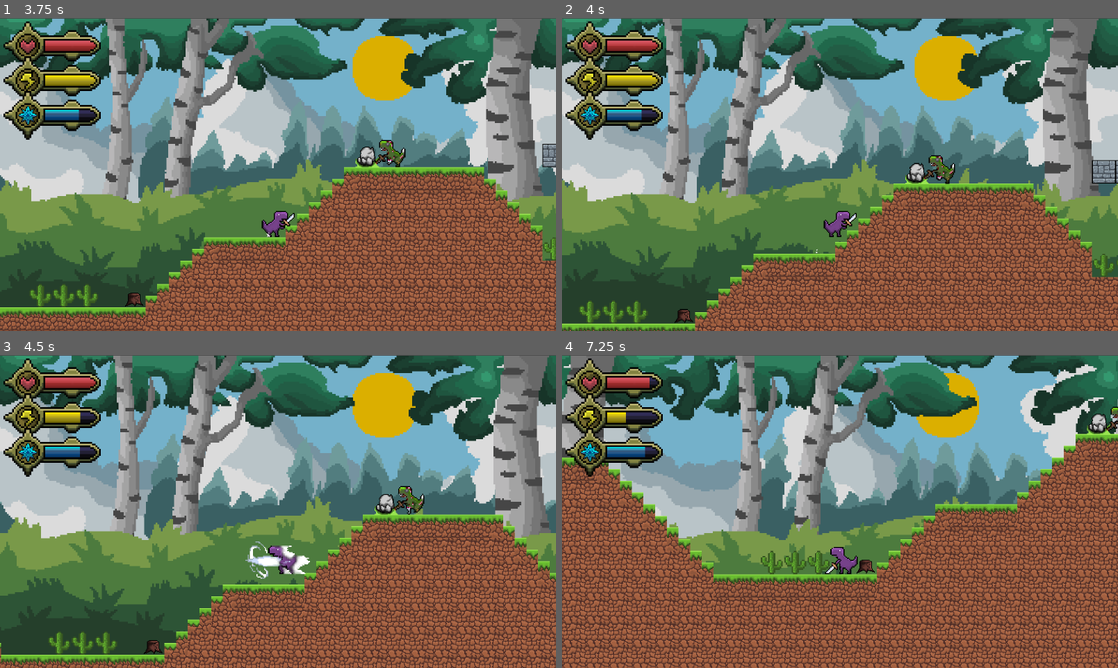
Above: before the commit, frames 1-4 (two rows, left to right).
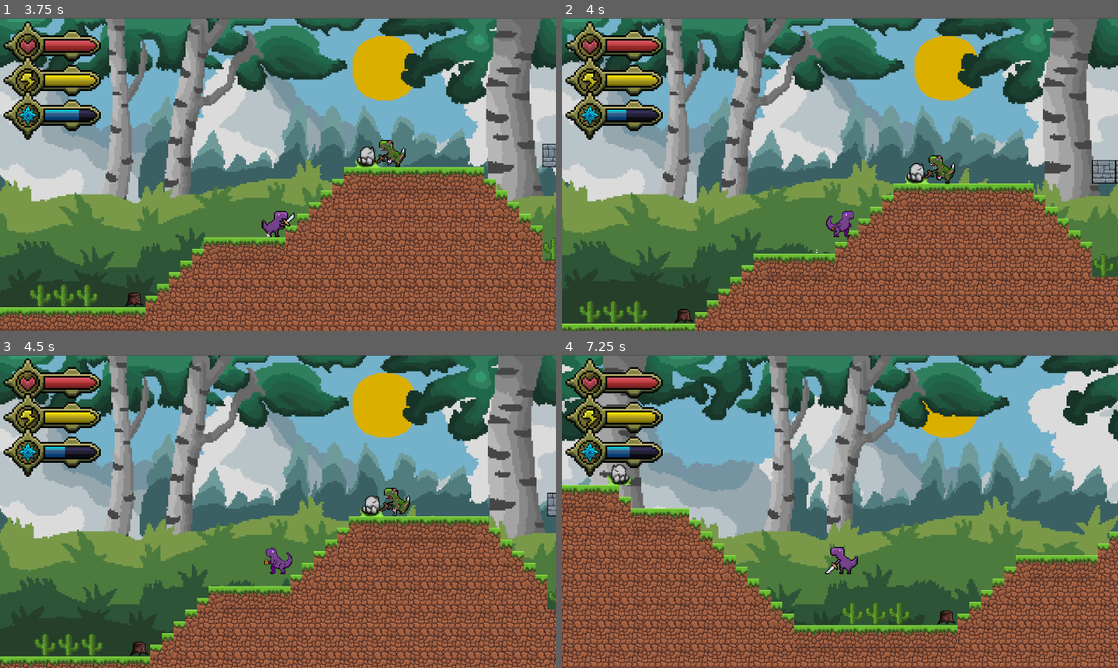
Above: after the commit, the same moments.

Repository: LeeTuah/rexvalley
Game: Godot game, scene res://game_manager.tscn
Two runs of this game, one before a commit and one after it. Both use one fixed random seed, a clock stepped at 60 frames per second and the inputs below.
Inputs (mouse positions are in pixels of both pictures, inside the frame that each line leads up to):
- Up to frame 1 (3.75 s): tap Space at 0.5 s; move the mouse to (400, 158) at 0.52 s; hold Right mouse button (magic_initiate) 0.53-1.28 s; hold Right (ui_right) 0.53-2.03 s; tap 1 (magic_fireball) at 0.6, 2.3, 2.85 s; click (400, 158) at 0.67 s; tap Enter (ui_accept) at 0.77, 1.52, 3.02 s; move the mouse to (166, 190) at 1.27 s; right-click (166, 190) at 1.35 s; tap 3 (ui_heal, bound only after the commit) at 1.55, 2.1 s; move the mouse to (333, 105) at 2.02 s; hold Left (ui_left) 2.03-2.78 s; move the mouse to (250, 237) at 2.77 s; hold Right (ui_right) from 2.78 s (still down); click (250, 237) at 2.92 s; right-click (250, 237) at 3.05 s; move the mouse to (444, 221) at 3.52 s; hold Right mouse button (magic_initiate) from 3.53 s (still down)
- Up to frame 2 (4 s): keep holding Right (ui_right); keep holding Right mouse button (magic_initiate); tap Enter (ui_accept) at 3.77 s; tap 3 (ui_heal, bound only after the commit) at 3.8 s
- Up to frame 3 (4.5 s): move the mouse to (111, 464) at 4.27 s; release Right (ui_right) at 4.28 s; release Right mouse button (magic_initiate) at 4.28 s; hold Left (ui_left) from 4.28 s (still down); tap 2 (magic_shield) at 4.35 s
- Up to frame 4 (7.25 s): tap Enter (ui_accept) at 4.52, 6.02, 6.77 s; tap 1 (magic_fireball) at 4.55, 6.8 s; move the mouse to (867, 511) at 5.02 s; release Left (ui_left) at 5.03 s; hold Right (ui_right) 5.03-5.78 s; hold Right mouse button (magic_initiate) 5.03-5.78 s; tap 3 (ui_heal, bound only after the commit) at 5.1, 6.05 s; click (867, 511) at 5.17 s; move the mouse to (756, 433) at 5.77 s; hold Left (ui_left) from 5.78 s (still down); tap Alt at 5.85 s; move the mouse to (962, 495) at 6.52 s; tap Shift at 6.6 s

Frame 1 is identical in both runs. In frame 2, 0.4% of the frame differs, in the area x 11-53%, y 29-70%; in frame 3, 35%; in frame 4, 65%, in the area x 0-100%, y 0-100%.

Commit message:
Added Healing mechanic and animation

Diff:
--- a/project.godot
+++ b/project.godot
@@ -116,6 +116,11 @@
 , Object(InputEventKey,"resource_local_to_scene":false,"resource_name":"","device":-1,"window_id":0,"alt_pressed":false …(186 unchanged characters)…
 ]
 }
+ui_heal={
+"deadzone": 0.2,
+"events": [Object(InputEventKey,"resource_local_to_scene":false,"resource_name":"","device":-1,"window_id":0,"alt_pressed":false,"shift_pressed":false,"ctrl_pressed":false,"meta_pressed":false,"pressed":false,"keycode":0,"physical_keycode":51,"key_label":0,"unicode":51,"location":0,"echo":false,"script":null)
+]
+}
 
 [physics]
 
--- a/scenes/player/player.gd
+++ b/scenes/player/player.gd
@@ -4,6 +4,7 @@
 @onready var animated_sprite = $AnimatedSprite2D;
 @onready var animation_player = $AnimationPlayer;
 @onready var walking_particles = $walking_particles;
+@onready var base_sprite_scale = $AnimatedSprite2D.scale;
 #@onready var campfire = get_parent().get_node()
 
 # preloading fireballs to load them later
@@ -42,28 +43,26 @@
 	"dash_1": 0.1,
 	"dash_2": DASH_DURATION,
 	"dash_3": 0.3,
-	"plunge_fall": 99.0, #to make it infinite
-	"plunge_land": 0.5,
 	"campfire":1.7,
 	"plunge_full_1": 0.25,
 	"plunge_full_2": 0.35,
 	"plunge_full_3": 0.8,
 	#"plunge_full_4": 0.3,
 	"plunge_full_5": 0.625,
+	"heal": 2.7,
 };
 
 
-# sword slash 1,2,3 damages
+# sword slash 1,2,3 damage
 var DAMAGE_OUTPUTS = {
 	# attack name: [damage, knockback, knockback cooldown, knockback y direction]
 	"sword_slash1": [10.0, 50.0, 2.3, -1.2],
 	"sword_slash2": [13.0, 50.0, 2.3, -1.2],
 	"sword_slash3": [16.0, 50.0, 2.3, -1.2],
-	"thrust": 		[25.0, 130.0, 2.0, 0.0],
-	"plunge_full_4":     [25.0, 130.0, 2.0, 0.0],
-	"plunge_full_5":     [45.0, 400.0, 2.5, -1.5],
-};
-
+	"thrust":		[25.0, 130.0, 2.0, 0.0],
+	"plunge_full_4":[25.0, 130.0, 2.0, 0.0],
+	"plunge_full_5":[450.0, 400.0, 2.5, -1.5],
+}
 # sprint variables
 var can_run = true;
 var sprint_timer = 0.0;
@@ -181,10 +180,6 @@
 	elif (animated_sprite.animation == "thrust" and animated_sprite.is_playing()):
 		velocity.x = thrust_direction * SPEED * 130 * delta;
 
-	elif (animated_sprite.animation == "plunge_fall"):
-		velocity.y = 1200.0;
-		velocity.x = 0;
-
 	else:
 		if direction:
 			velocity.x = direction * speed;
@@ -246,6 +241,11 @@
 		$sword_hitbox.scale.x = velocity_condition;
 		$player_collision_box.scale.x = velocity_condition;
 		walking_particles.position.x = 35.0 if velocity.x < 0 else -35.0;
+
+	if animated_sprite.animation == "heal":
+		animated_sprite.scale = base_sprite_scale * 0.4;
+	else:
+		animated_sprite.scale = base_sprite_scale;
 
 	# sprint cooldown
 	if not can_run:
@@ -323,20 +323,26 @@
 			if (Input.is_action_just_pressed("magic_fireball") and (global.current_mana > 40)):
 				animated_sprite.play("fireball_1");
 				can_input = false;
-
 				idle_time = 0.0;
 				global.current_mana -= 40;
+				magic_done = true;
+
+			# heal
+			if (Input.is_action_just_pressed("ui_heal") and (global.current_mana > 30)):
+				animated_sprite.play("heal");
+				can_input = false;
+				idle_time = 0.0;
+				global.current_mana -= 30;
+				global.current_health += 50;
 				magic_done = true;
 
 			# magic shield
 			elif (Input.is_action_just_pressed("magic_shield") and (global.current_mana > 35)):
 				animated_sprite.play("shield");
 				can_input = false;
-
 				idle_time = 0.0;
 				global.current_mana -= 35;
 				magic_done = true;
-
 				global.current_defence += 0.5;
 
 		# thrust attack
@@ -456,7 +462,7 @@
 		# logic checks whether the animation is sword_slash1 or sword_slash2
 		# and attack key pressed before the timer exceeds the cooldown
 		# and the combo counter is lesser than max value
-		elif ((anim == "sword_slash1" or anim == "sword_slash2") and
+		if ((anim == "sword_slash1" or anim == "sword_slash2") and
 			Input.is_action_just_pressed("ui_attack") and current_combo_counter < MAX_COMBO
 		):
 			queue_next_combo = true;
@@ -482,7 +488,6 @@
 
 	global.player_position = position;
 	walking_particles.emitting = walking_particles.emitting if is_on_floor() else false;
-
 
 # sword attacks hitboxes check for enemy attacks
 func _on_sword_hitbox_body_entered(body: Node2D) -> void:
--- a/scenes/player/player.tscn
+++ b/scenes/player/player.tscn
@@ -10,6 +10,7 @@
 [ext_resource type="Texture2D" uid="uid://b1yk6qvu5p034" path="res://assets/player/player_sword_slash1.png" id="4_lvxji"]
 [ext_resource type="Texture2D" uid="uid://beia8anoec13j" path="res://assets/player/player_sword_slash2.png" id="5_p47bc"]
 [ext_resource type="Texture2D" uid="uid://dgct4lwijq6rx" path="res://assets/player/player_spritesheet_shield.png" id="5_qek5x"]
+[ext_resource type="Texture2D" uid="uid://mkf3hhpo4c6y" path="res://assets/player/player_spritesheet_heal.png" id="5_ugbui"]
 [ext_resource type="Texture2D" uid="uid://r14mtuip3qcv" path="res://assets/player/player_spritesheet_thrust.png" id="6_75vfm"]
 [ext_resource type="Texture2D" uid="uid://c1om0xfl7eqdi" path="res://assets/player/player_spritesheet_plunge.png" id="7_gx1jg"]
 [ext_resource type="Texture2D" uid="uid://so6luf1fej32" path="res://assets/player/player_sword_slash3.png" id="8_5gtgg"]
@@ -130,6 +131,82 @@
 atlas = ExtResource("3_5gtgg")
 region = Rect2(256, 0, 32, 32)
 
+[sub_resource type="AtlasTexture" id="AtlasTexture_kfile"]
+atlas = ExtResource("5_ugbui")
+region = Rect2(0, 0, 64, 64)
+
+[sub_resource type="AtlasTexture" id="AtlasTexture_pkjeu"]
+atlas = ExtResource("5_ugbui")
+region = Rect2(64, 0, 64, 64)
+
+[sub_resource type="AtlasTexture" id="AtlasTexture_0epl4"]
+atlas = ExtResource("5_ugbui")
+region = Rect2(128, 0, 64, 64)
+
+[sub_resource type="AtlasTexture" id="AtlasTexture_3r8w6"]
+atlas = ExtResource("5_ugbui")
+region = Rect2(192, 0, 64, 64)
+
+[sub_resource type="AtlasTexture" id="AtlasTexture_i816j"]
+atlas = ExtResource("5_ugbui")
+region = Rect2(256, 0, 64, 64)
+
+[sub_resource type="AtlasTexture" id="AtlasTexture_laqvq"]
+atlas = ExtResource("5_ugbui")
+region = Rect2(320, 0, 64, 64)
+
+[sub_resource type="AtlasTexture" id="AtlasTexture_aq51r"]
+atlas = ExtResource("5_ugbui")
+region = Rect2(384, 0, 64, 64)
+
+[sub_resource type="AtlasTexture" id="AtlasTexture_q3ejk"]
+atlas = ExtResource("5_ugbui")
+region = Rect2(448, 0, 64, 64)
+
+[sub_resource type="AtlasTexture" id="AtlasTexture_2dxln"]
+atlas = ExtResource("5_ugbui")
+region = Rect2(512, 0, 64, 64)
+
+[sub_resource type="AtlasTexture" id="AtlasTexture_gsldg"]
+atlas = ExtResource("5_ugbui")
+region = Rect2(576, 0, 64, 64)
+
+[sub_resource type="AtlasTexture" id="AtlasTexture_rrrpt"]
+atlas = ExtResource("5_ugbui")
+region = Rect2(640, 0, 64, 64)
+
+[sub_resource type="AtlasTexture" id="AtlasTexture_us45u"]
+atlas = ExtResource("5_ugbui")
+region = Rect2(704, 0, 64, 64)
+
+[sub_resource type="AtlasTexture" id="AtlasTexture_wvv85"]
+atlas = ExtResource("5_ugbui")
+region = Rect2(768, 0, 64, 64)
+
+[sub_resource type="AtlasTexture" id="AtlasTexture_hxu4r"]
+atlas = ExtResource("5_ugbui")
+region = Rect2(832, 0, 64, 64)
+
+[sub_resource type="AtlasTexture" id="AtlasTexture_i6dto"]
+atlas = ExtResource("5_ugbui")
+region = Rect2(896, 0, 64, 64)
+
+[sub_resource type="AtlasTexture" id="AtlasTexture_4d8j4"]
+atlas = ExtResource("5_ugbui")
+region = Rect2(960, 0, 64, 64)
+
+[sub_resource type="AtlasTexture" id="AtlasTexture_s27sh"]
+atlas = ExtResource("5_ugbui")
+region = Rect2(1024, 0, 64, 64)
+
+[sub_resource type="AtlasTexture" id="AtlasTexture_1vi86"]
+atlas = ExtResource("5_ugbui")
+region = Rect2(1088, 0, 64, 64)
+
+[sub_resource type="AtlasTexture" id="AtlasTexture_beayq"]
+atlas = ExtResource("5_ugbui")
+region = Rect2(1152, 0, 64, 64)
+
 [sub_resource type="AtlasTexture" id="AtlasTexture_gmlin"]
 atlas = ExtResource("2_dovo2")
 region = Rect2(0, 0, 32, 32)
@@ -572,6 +649,68 @@
 "loop": 0,
 "name": &"fireball_2",
 "speed": 10.0
+}, {
+"frames": [{
+"duration": 1.0,
+"texture": SubResource("AtlasTexture_kfile")
+}, {
+"duration": 1.0,
+"texture": SubResource("AtlasTexture_pkjeu")
+}, {
+"duration": 1.0,
+"texture": SubResource("AtlasTexture_0epl4")
+}, {
+"duration": 1.0,
+"texture": SubResource("AtlasTexture_3r8w6")
+}, {
+"duration": 1.0,
+"texture": SubResource("AtlasTexture_i816j")
+}, {
+"duration": 1.0,
+"texture": SubResource("AtlasTexture_laqvq")
+}, {
+"duration": 1.0,
+"texture": SubResource("AtlasTexture_aq51r")
+}, {
+"duration": 1.0,
+"texture": SubResource("AtlasTexture_q3ejk")
+}, {
+"duration": 1.0,
+"texture": SubResource("AtlasTexture_2dxln")
+}, {
+"duration": 1.0,
+"texture": SubResource("AtlasTexture_gsldg")
+}, {
+"duration": 1.0,
+"texture": SubResource("AtlasTexture_rrrpt")
+}, {
+"duration": 1.0,
+"texture": SubResource("AtlasTexture_us45u")
+}, {
+"duration": 1.0,
+"texture": SubResource("AtlasTexture_wvv85")
+}, {
+"duration": 1.0,
+"texture": SubResource("AtlasTexture_hxu4r")
+}, {
+"duration": 1.0,
+"texture": SubResource("AtlasTexture_i6dto")
+}, {
+"duration": 1.0,
+"texture": SubResource("AtlasTexture_4d8j4")
+}, {
+"duration": 1.0,
+"texture": SubResource("AtlasTexture_s27sh")
+}, {
+"duration": 1.0,
+"texture": SubResource("AtlasTexture_1vi86")
+}, {
+"duration": 1.0,
+"texture": SubResource("AtlasTexture_beayq")
+}],
+"loop": 0,
+"name": &"heal",
+"speed": 7.0
 }, {
 "frames": [{
 "duration": 1.0,
@@ -981,7 +1120,7 @@
 height = 136.0
 
 [sub_resource type="CapsuleShape2D" id="CapsuleShape2D_p3lo5"]
-radius = 64.0
+radius = 88.0
 height = 416.0
 
 [sub_resource type="CapsuleShape2D" id="CapsuleShape2D_g7lgu"]
@@ -1010,7 +1149,8 @@
 position = Vector2(1, -1)
 scale = Vector2(4.5, 4.5)
 sprite_frames = SubResource("SpriteFrames_01hqx")
-animation = &"plunge_full_3"
+animation = &"heal"
+frame_progress = 1.0
 
 [node name="player_collision_box" type="CollisionPolygon2D" parent="." unique_id=609036338]
 position = Vector2(1, 0)
@@ -1035,21 +1175,18 @@
 disabled = true
 
 [node name="sword_slash2_hitbox" type="CollisionShape2D" parent="sword_hitbox" unique_id=110929224]
-visible = false
 position = Vector2(66, -2)
 rotation = 1.5707964
 shape = SubResource("CapsuleShape2D_01hqx")
 disabled = true
 
 [node name="sword_slash3_hitbox" type="CollisionShape2D" parent="sword_hitbox" unique_id=1218612930]
-visible = false
 position = Vector2(8, 24)
 rotation = 1.5707964
 shape = SubResource("CapsuleShape2D_p3lo5")
 disabled = true
 
 [node name="sword_thrust_hitbox" type="CollisionShape2D" parent="sword_hitbox" unique_id=1896183574]
-visible = false
 position = Vector2(92, 0)
 rotation = 1.5707964
 scale = Vector2(1, 0.8000012)
Binary file added: assets/player/player_spritesheet_heal.png
Not shown, added: assets/player/player_spritesheet_heal.png.import
Not shown: 1 places in scenes/player/player.tscn that only renumber resources
